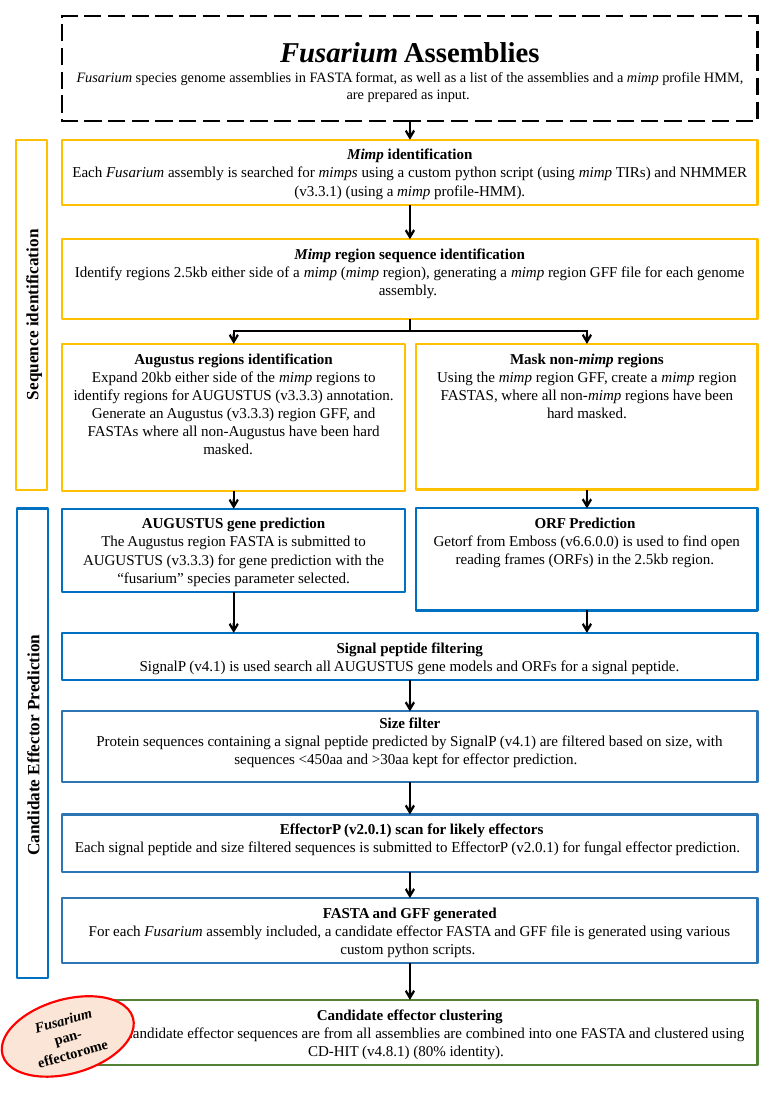
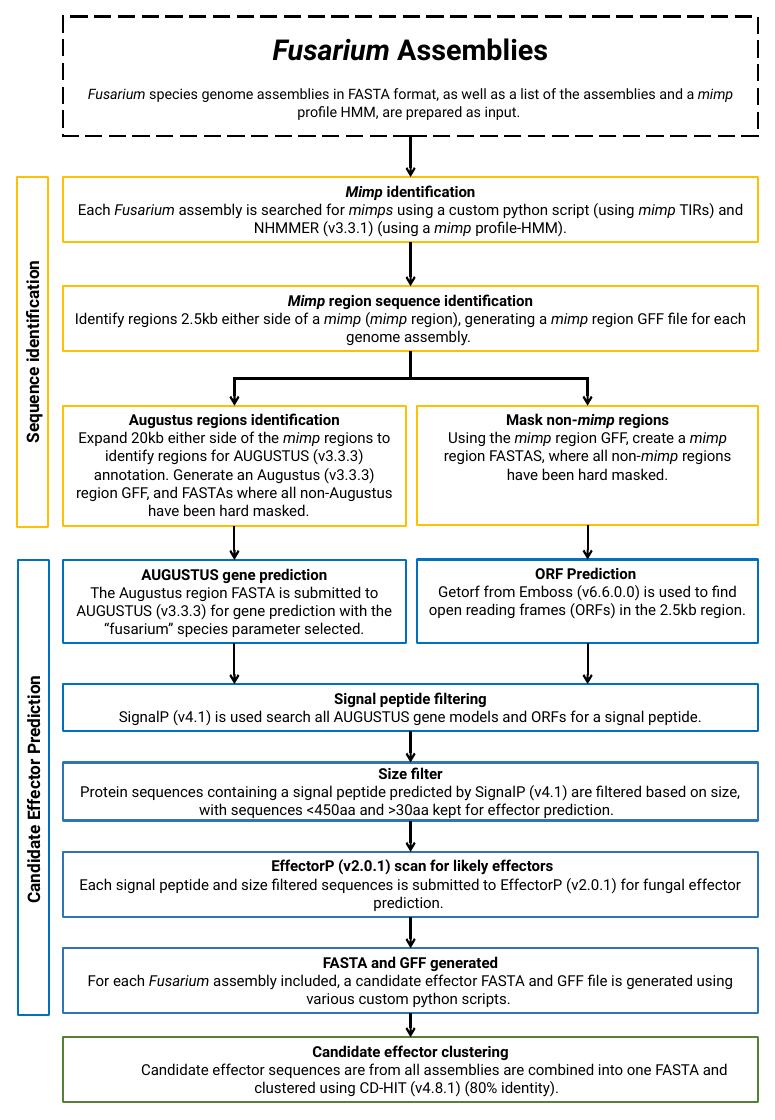
Before and after one commit to rj-price/Maei, a slide deck: slide 1 of docs/Maie_v5_Figure.pptx. Drawn at 775x1120 pixels with LibreOffice and Linux fonts; fonts in the diff are those of the drawing. Boxes give left, top, right and bottom in pixels: in the first picture for what was removed or moved away, otherwise in the second. Text is boxed around its words. In the diff, an @@ line names an element or a change of style, - is before the commit and + after.

Commit message:
adding final thesis draft files and scripts

```diff
--- a/docs/Maie_v5_Figure.pptx
+++ b/docs/Maie_v5_Figure.pptx
@@ rectangle "Fusarium Assemblies": place and size @@
-rectangle "Fusarium Assemblies" at [62,17,757,121]
+rectangle "Fusarium Assemblies" at [63,17,758,135]
@@ arrow moved from (410, 121) - (410, 140) to (410, 135) - (410, 177) @@
@@ arrow moved from (410, 205) - (410, 239) to (410, 242) - (410, 286) @@
@@ rectangle "Mimp region sequence identification": place and size @@
-rectangle "Mimp region sequence identification" at [62,239,757,318]
+rectangle "Mimp region sequence identification" at [63,286,758,351]
@@ elbow arrow moved from (410, 319) - (234, 344) to (410, 351) - (235, 406) @@
@@ elbow arrow moved from (410, 319) - (587, 344) to (410, 351) - (588, 406) @@
@@ rectangle "Augustus regions identification": place and size @@
-rectangle "Augustus regions identification" at [62,344,405,491]
+rectangle "Augustus regions identification" at [63,406,406,526]
@@ font Times New Roman to Roboto in 14 elements at [63,17,758,135], [17,177,48,526], [63,177,758,242], [63,1036,758,1102], [63,851,758,917], [63,286,758,351], [63,763,758,820], [63,948,758,1013], [18,560,49,1015], [417,559,758,643], [63,560,406,644], [63,684,758,731], [63,406,406,526], [417,406,758,525] @@
@@ rectangle "Mask non-mimp regions": place and size @@
-rectangle "Mask non-mimp regions" at [416,344,757,490]
+rectangle "Mask non-mimp regions" at [417,406,758,525]
@@ arrow moved from (234, 491) - (234, 508) to (235, 526) - (235, 560) @@
@@ arrow moved from (587, 490) - (587, 508) to (588, 525) - (588, 559) @@
@@ rectangle "Candidate Effector Prediction": place and size @@
-rectangle "Candidate Effector Prediction" at [18,508,49,978]
+rectangle "Candidate Effector Prediction" at [18,560,49,1015]
@@ rectangle "ORF Prediction": place and size @@
-rectangle "ORF Prediction" at [416,508,757,611]
+rectangle "ORF Prediction" at [417,559,758,643]
@@ arrow moved from (587, 611) - (587, 632) to (588, 643) - (588, 684) @@
@@ 3 rectangles, 2 arrows: place and size @@
-3 rectangles, 2 arrows at [62,508,757,963]
+3 rectangles, 2 arrows at [63,560,758,1013]
@@ rectangle "Size filter": place and size @@
-rectangle "Size filter" at [62,711,757,782]
+rectangle "Size filter" at [63,763,758,820]
@@ arrow moved from (410, 782) - (410, 814) to (410, 820) - (410, 851) @@
@@ rectangle "EffectorP (v2.0.1) scan for likely ...": place and size @@
-rectangle "EffectorP (v2.0.1) scan for likely ..." at [62,814,757,872]
+rectangle "EffectorP (v2.0.1) scan for likely ..." at [63,851,758,917]
@@ arrow moved from (410, 872) - (410, 898) to (410, 917) - (410, 948) @@
@@ ellipse removed at [0,982,143,1091] @@
-Fusarium
-pan-effectorome
@@ arrow moved from (410, 963) - (410, 999) to (410, 1013) - (410, 1036) @@
@@ 3 rectangles: place and size @@
-3 rectangles at [15,140,757,1064]
+3 rectangles at [17,177,758,1102]
```
Also in this commit, not shown: 15 other files.
